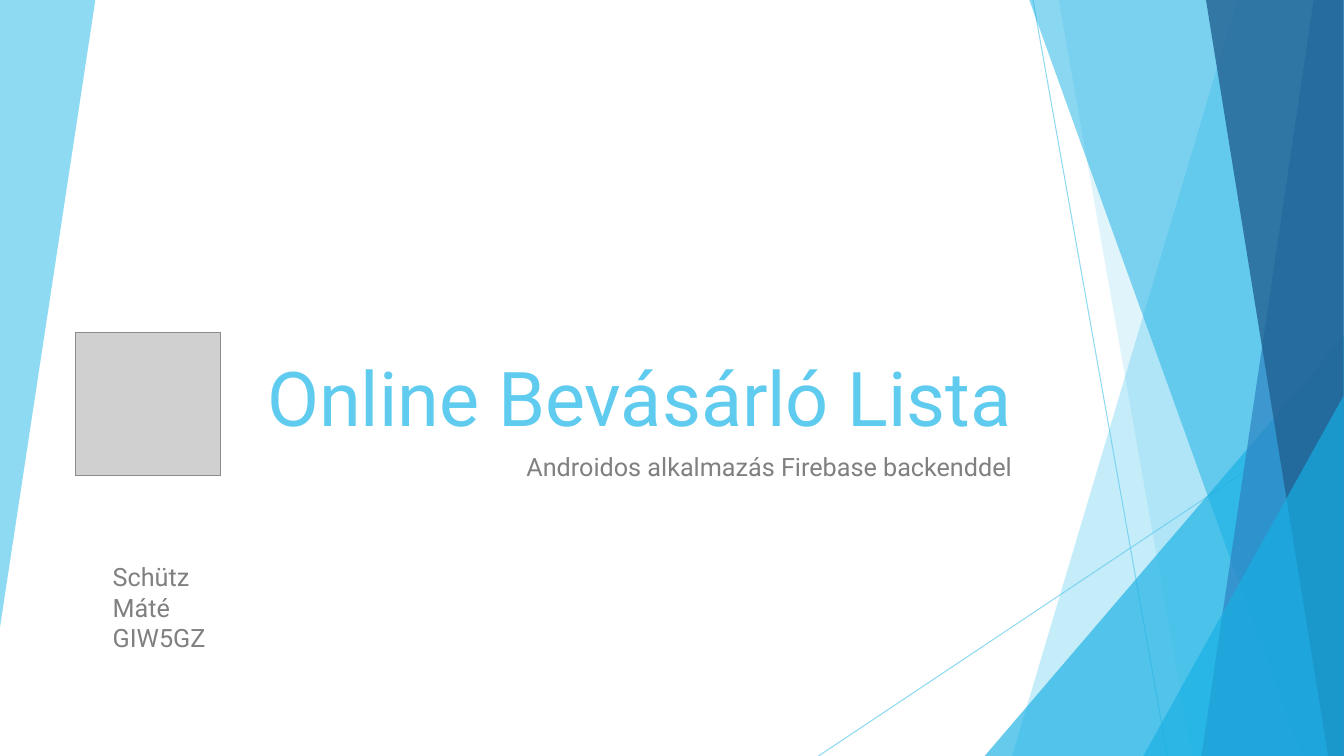
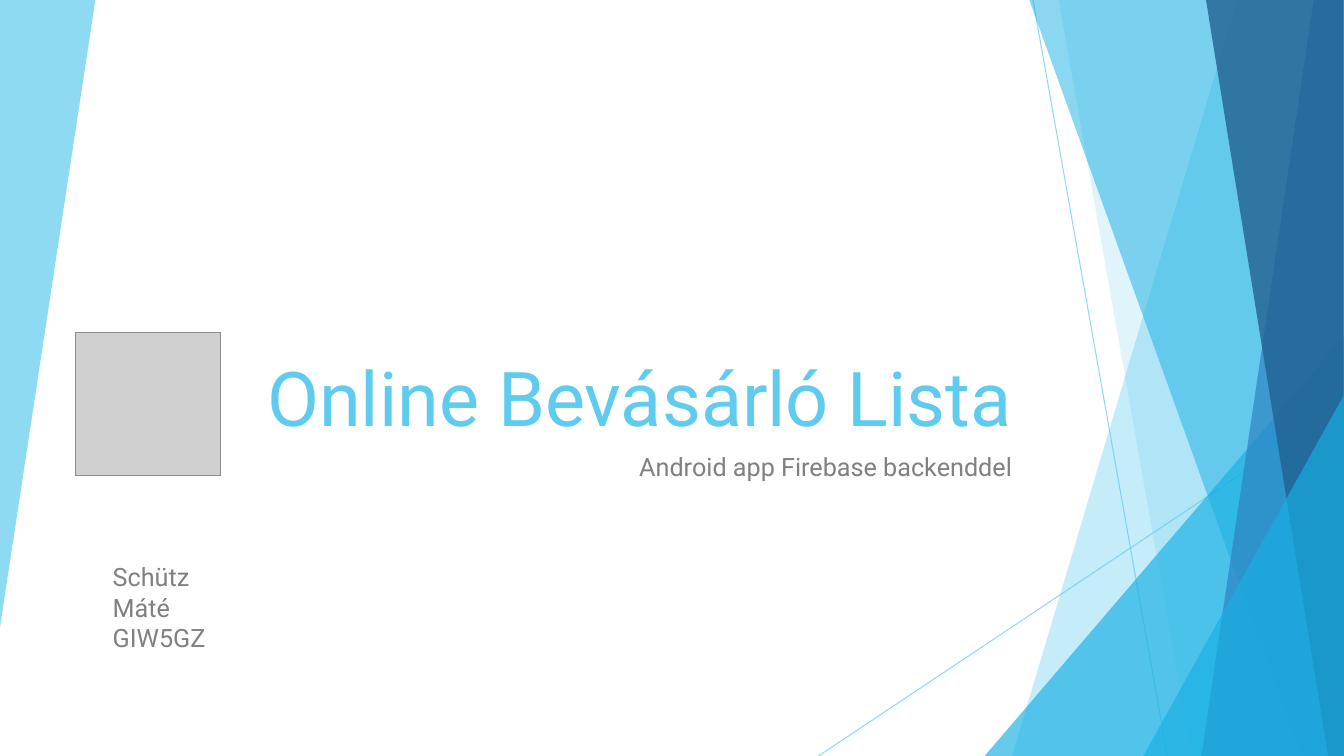
Before and after one commit to Maxtr0n/ShoppingListAndroid, a slide deck: slide 1 of bemutato.pptx. Drawn at 1344x756 pixels with LibreOffice and Linux fonts; fonts in the diff are those of the drawing; grey boxes stand for pictures. Boxes give left, top, right and bottom in pixels: in the first picture for what was removed or moved away, otherwise in the second. Text is boxed around its words. In the diff, an @@ line names an element or a change of style, - is before the commit and + after.

Commit message:
presentation

```diff
--- a/bemutato.pptx
+++ b/bemutato.pptx
@@ subtitle at (639, 457, 1012, 481): text changed @@
-Androidos alkalmazás Firebase backenddel
+Android app Firebase backenddel
```
Also in this commit, not shown: 1 other slide changed, 1 other file.
